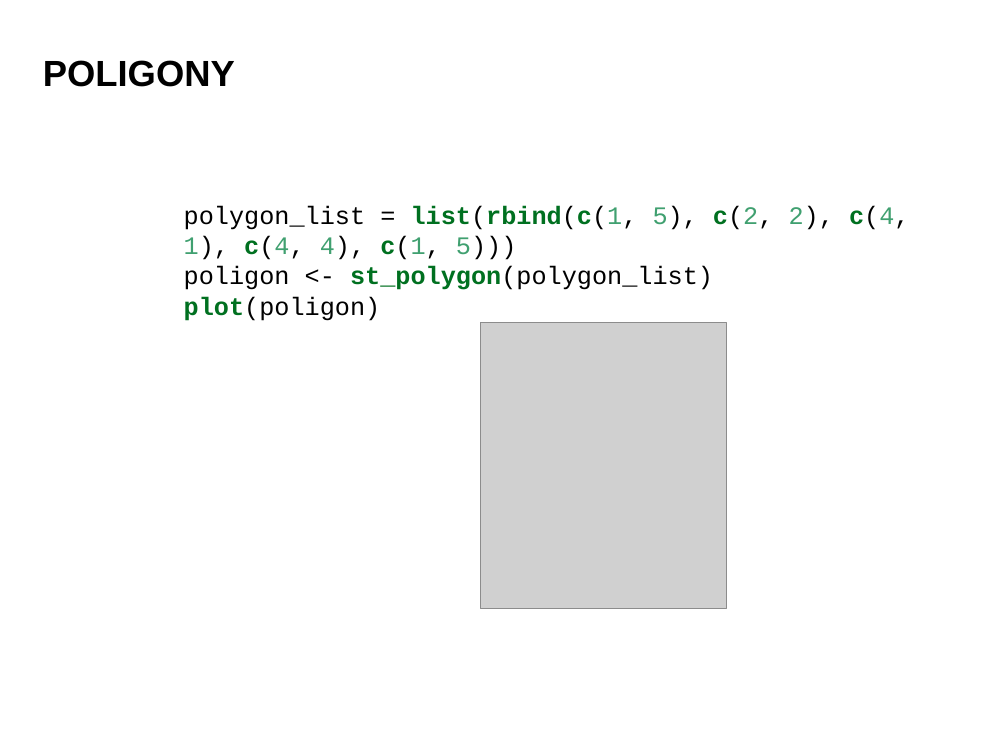
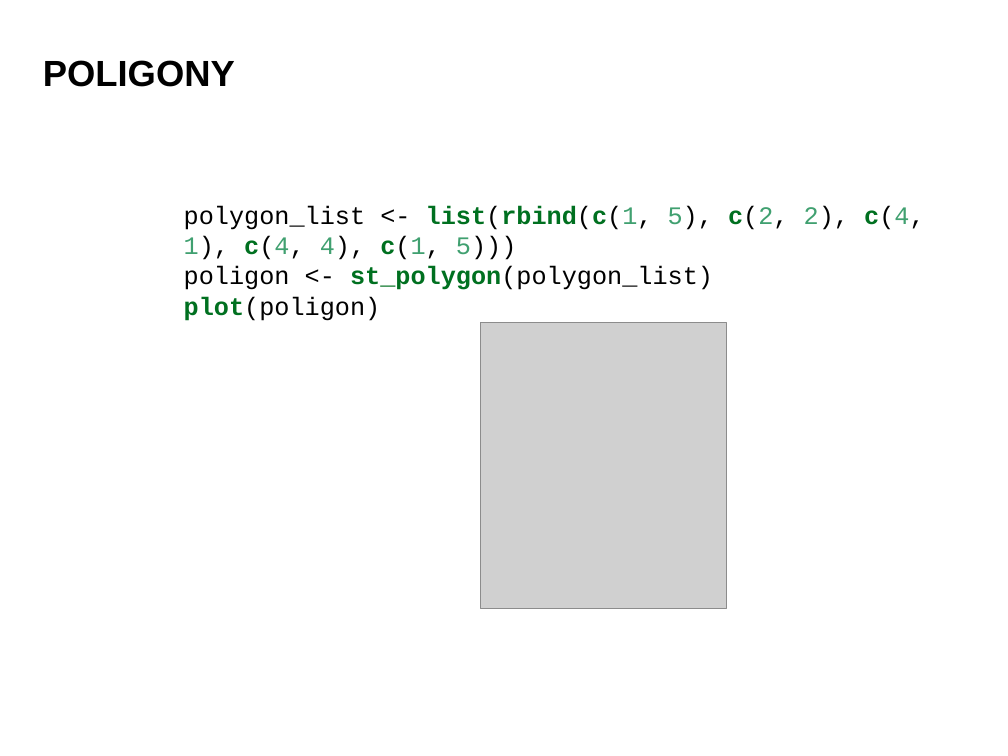
Before and after one commit to dabrowskia/ADP2020, a slide deck: slide 36 of presentations/Analiza Danych Przestrzennych 02.pptx. Drawn at 1008x756 pixels with LibreOffice and Linux fonts; fonts in the diff are those of the drawing; grey boxes stand for pictures; background and template pictures are left out. Boxes give left, top, right and bottom in pixels: in the first picture for what was removed or moved away, otherwise in the second. Text is boxed around its words. In the diff, an @@ line names an element or a change of style, - is before the commit and + after.

```diff
--- a/presentations/Analiza Danych Przestrzennych 02.pptx
+++ b/presentations/Analiza Danych Przestrzennych 02.pptx
@@ text at (184,205,924,321): text changed @@
-polygon_list = list(rbind(c(1, 5), c(2, 2), c(4, 1), c(4, 4), c(1, 5)))
-poligon <- st_polygon(polygon_list)
-plot(poligon)
+polygon_list <- list(rbind(c(1, 5), c(2, 2), c(4, 1), c(4, 4), c(1, 5)))
+poligon <- st_polygon(polygon_list)
+plot(poligon)
```
Also in this commit, not shown: 11 other slides changed, 1 slide added, 2 other files.
